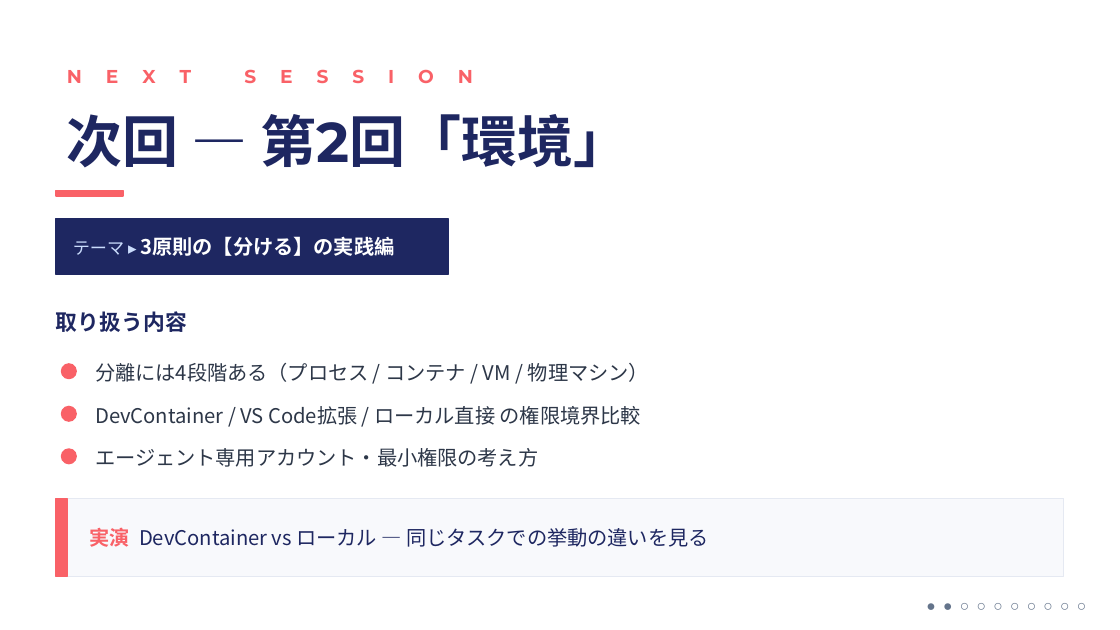
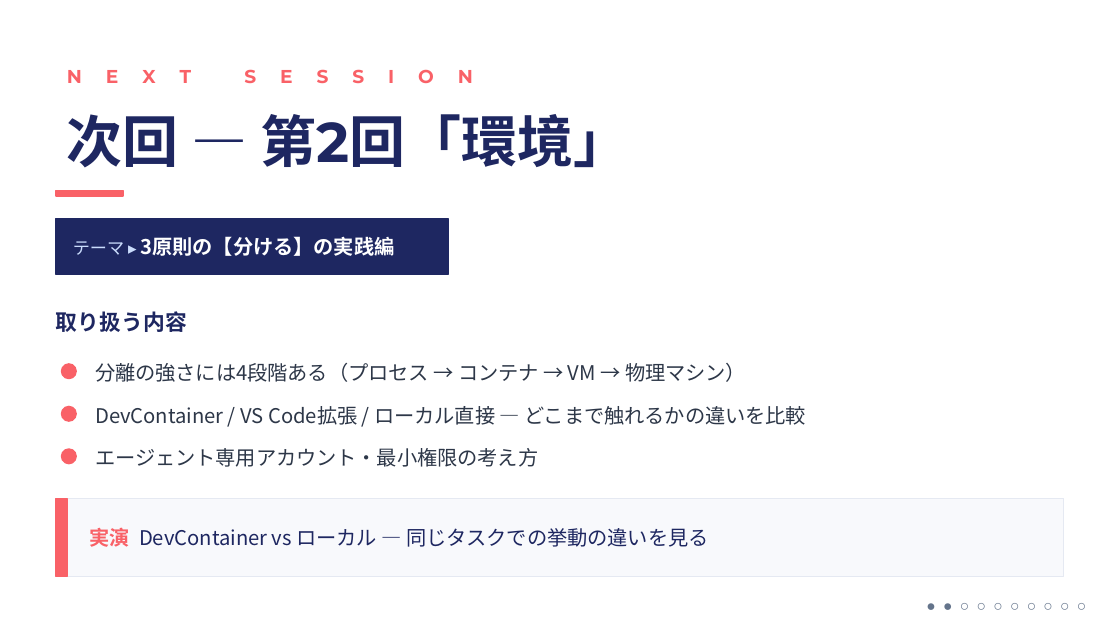
Before and after one commit to ktsuchida11/ClaudeWorkshop, a slide deck: slide 12 of session1/session1_full.pptx. Drawn at 1120x630 pixels with LibreOffice and Linux fonts; fonts in the diff are those of the drawing. Boxes give left, top, right and bottom in pixels: in the first picture for what was removed or moved away, otherwise in the second. Text is boxed around its words. In the diff, an @@ line names an element or a change of style, - is before the commit and + after.

```diff
--- a/session1/session1_full.pptx
+++ b/session1/session1_full.pptx
@@ text at [95,363,746,382]: text changed @@
-分離には4段階ある（プロセス / コンテナ / VM / 物理マシン）
+分離の強さには4段階ある（プロセス → コンテナ → VM → 物理マシン）
@@ text at [95,406,806,425]: text changed @@
-DevContainer / VS Code拡張 / ローカル直接 の権限境界比較
+DevContainer / VS Code拡張 / ローカル直接 ― どこまで触れるかの違いを比較
```
Also in this commit, not shown: 14 other slides changed.
